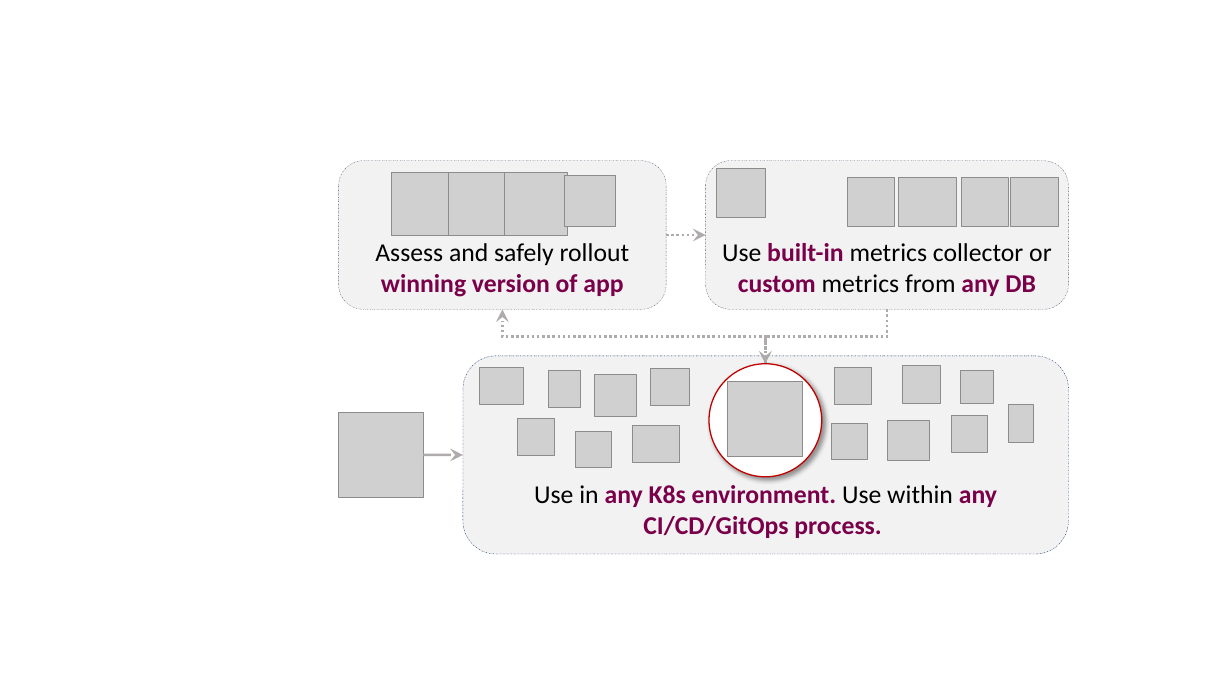
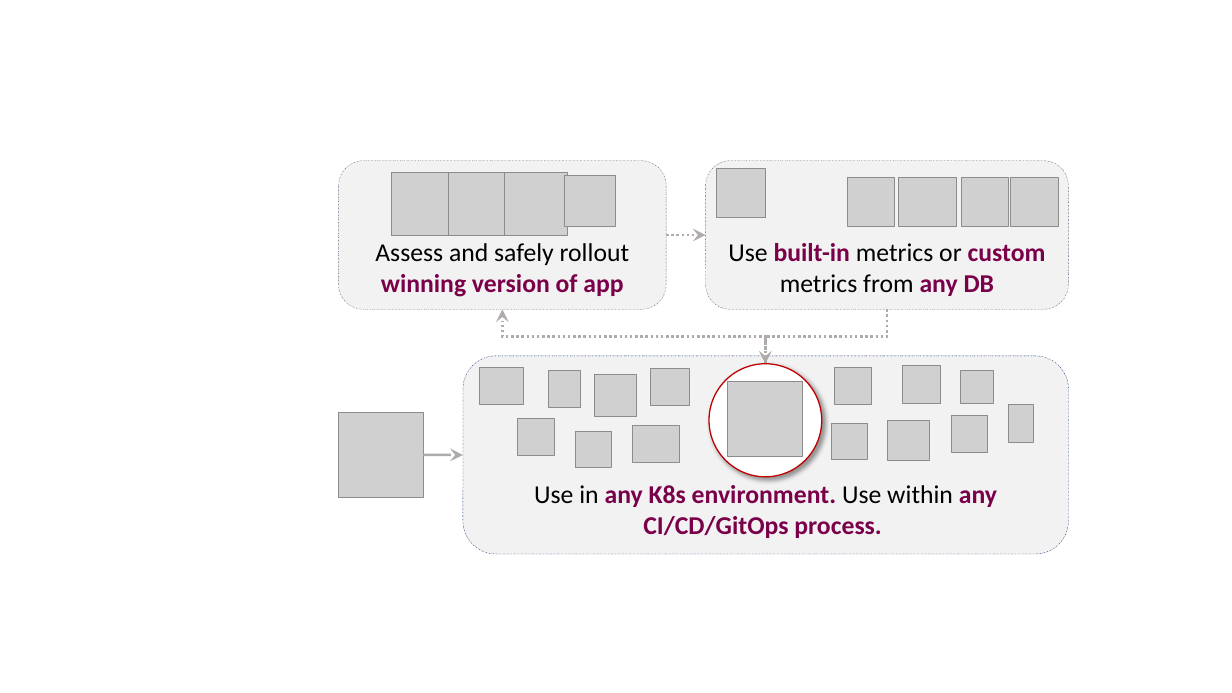
Before and after one commit to iter8-tools/iter8, a slide deck: slide 1 of mkdocs/docs/images/src/illustration.pptx. Drawn at 1232x693 pixels with LibreOffice and Linux fonts; fonts in the diff are those of the drawing; grey boxes stand for pictures. Boxes give left, top, right and bottom in pixels: in the first picture for what was removed or moved away, otherwise in the second. Text is boxed around its words. In the diff, an @@ line names an element or a change of style, - is before the commit and + after.

```diff
--- a/mkdocs/docs/images/src/illustration.pptx
+++ b/mkdocs/docs/images/src/illustration.pptx
@@ text in rounded rectangle at [728,243,1046,296]: text changed @@
-Use built-in metrics collector or custom metrics from any DB
+Use built-in metrics or custom metrics from any DB
```
Also in this commit, not shown: 7 other files.
